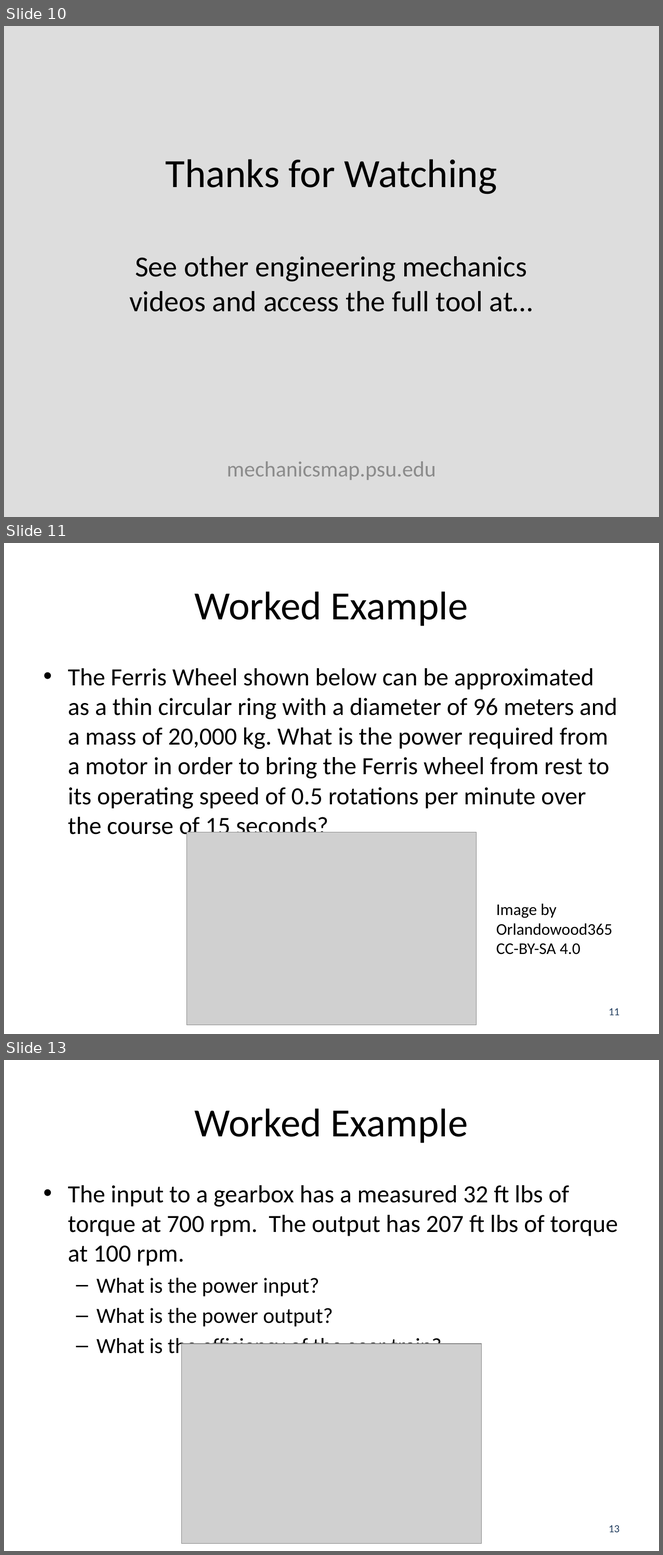
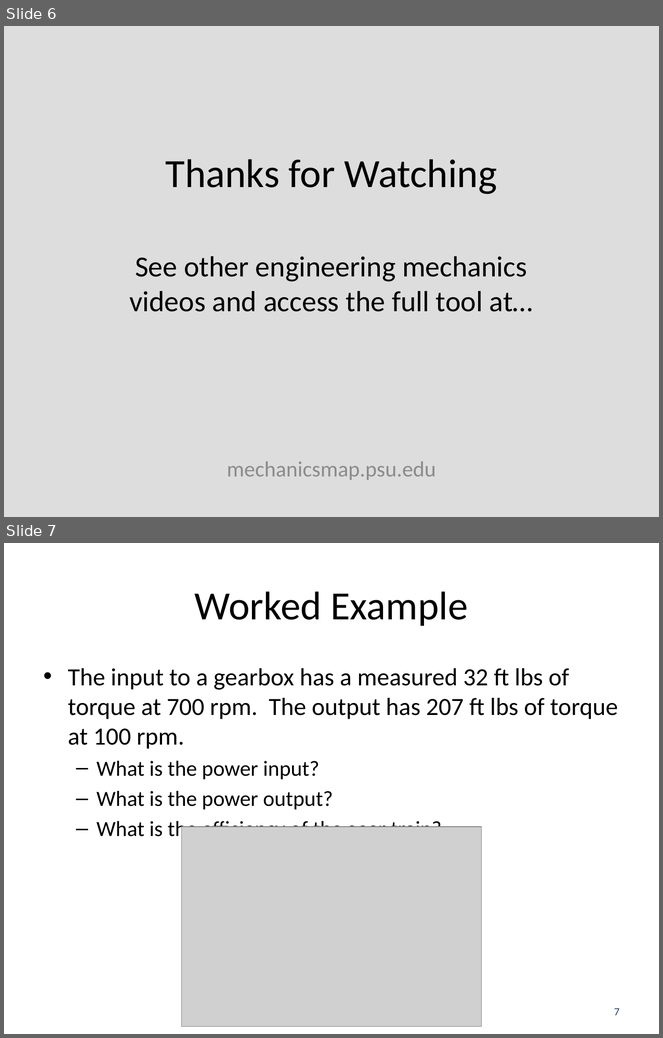
Before and after one commit to JacobMoore/mechanics_textbook, a slide deck: Lecture Slides/VideoLectureSlides/14.4.pptx. Shown one above the other, each under a label of ours: slides 10, 11 and 13 before the commit, slides 6 and 7 after it; the slides between them are not shown. The pictures are 663x1555 and 663x1038 pixels, drawn with LibreOffice and Linux fonts; fonts in the diff are those of the drawing; grey boxes stand for pictures; background and template pictures are left out. Boxes give left, top, right and bottom in pixels: in the first picture for what was removed or moved away, otherwise in the second. Text is boxed around its words. In the diff, an @@ line names an element or a change of style, - is before the commit and + after.

Commit message:
7.1 and 7.2 worked example
Fixed typos and added 5 worked example videos

```diff
--- a/Lecture Slides/VideoLectureSlides/14.4.pptx
+++ b/Lecture Slides/VideoLectureSlides/14.4.pptx
@@ slide 11 removed at box(4, 543, 659, 1034), background #FFFFFF @@
@@ title removed at box(195, 591, 468, 626) @@
-Worked Example
@@ text removed at box(68, 668, 618, 809) @@
-• The Ferris Wheel shown below can be approximated as a thin circular ring with a diameter of 96 meters and a mass of 20,000 kg. What is the power required from a motor in order to bring the Ferris wheel from rest to its operating speed of 0.5 rotations per minute over the course of 15 seconds?
@@ picture removed at box(187, 833, 476, 1025) @@
@@ text removed at box(496, 904, 612, 955) @@
-Image by Orlandowood365
-CC-BY-SA 4.0
@@ page number removed at box(609, 1008, 620, 1016) @@
-11
@@ what was slide 10 is now slide 6 @@
@@ what was slide 13 is now slide 7 @@
@@ page number at box(614, 1008, 620, 1016): text changed @@
-13
+7
```
Also in this commit, not shown: 1 slide changed, 6 slides added, 10 other slides removed, 37 other files.
